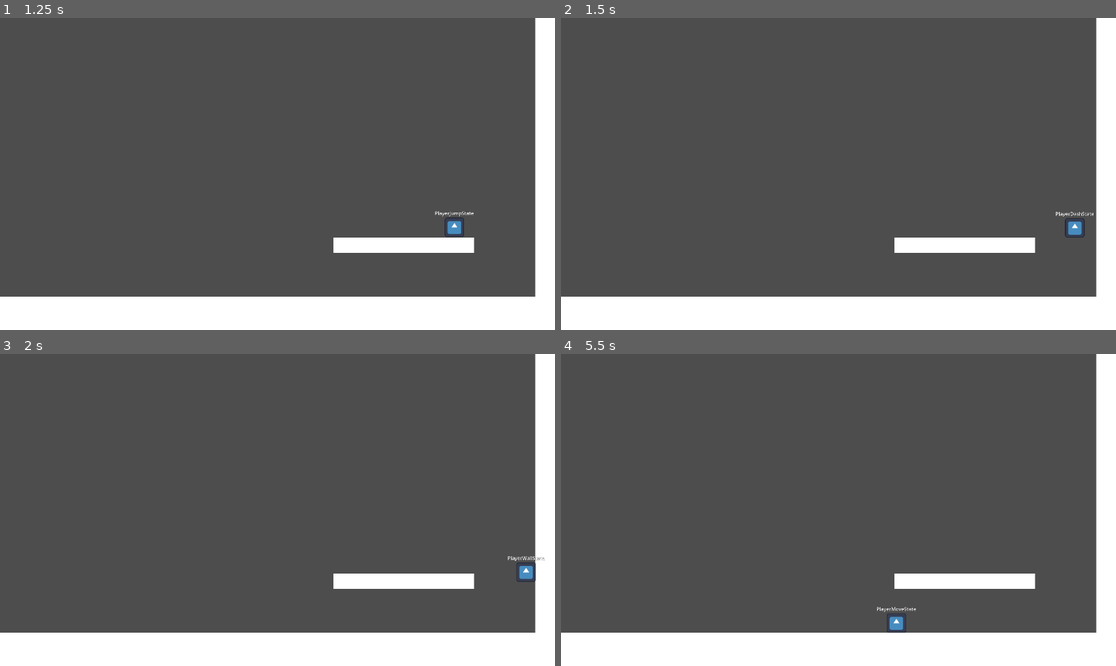
Above: before the commit, frames 1-4 (two rows, left to right).
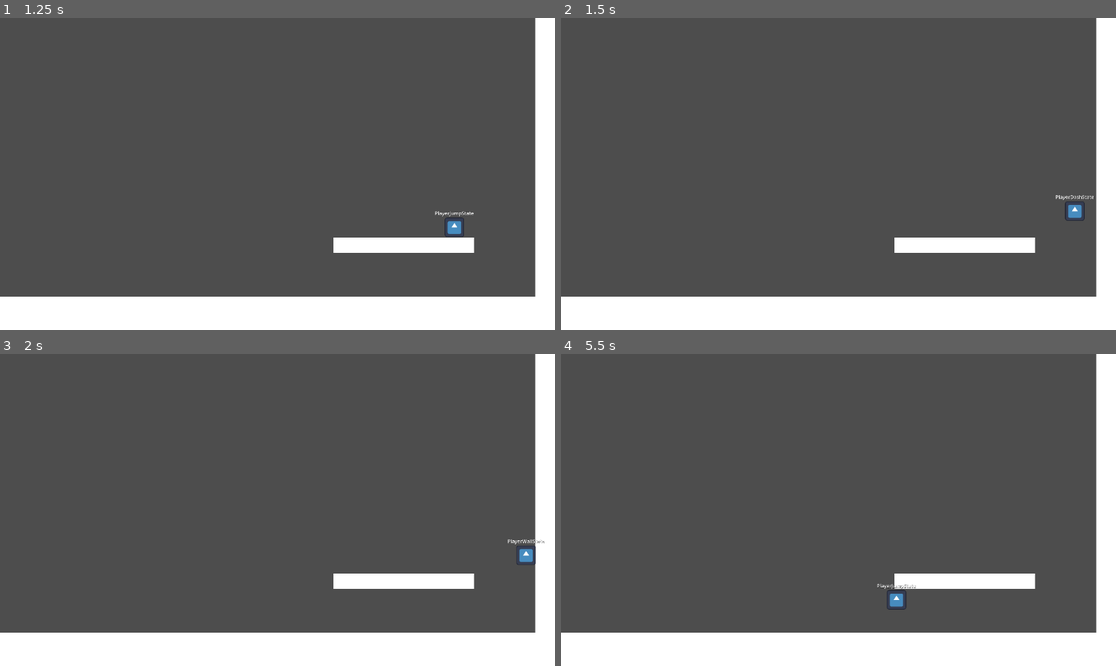
Above: after the commit, the same moments.

Repository: ReusableChopsticks/Platformer2024
Game: Godot game, scene res://scenes/environment/level.tscn
The game is run twice, just before and just after one commit, with the same random seed, the same clock (stepped at 60 frames per second) and the same inputs. The engine's default icon, where the game draws it, is replaced by a stand-in: a white triangle on a blue panel in a dark square.
Inputs:
- Up to frame 1 (1.25 s): hold Right (right) from 0.53 s (still down); hold Space (jump) from 0.53 s (still down)
- Up to frame 2 (1.5 s): keep holding Right (right); release Space (jump) at 1.28 s; tap Z (dash) at 1.35 s
- Up to frame 3 (2 s): keep holding Right (right); tap Space (jump) at 1.52, 1.55, 1.82 s
- Up to frame 4 (5.5 s): release Right (right) at 2.03 s; hold A (left) 2.03-2.78 s; hold Space (jump) 2.03-2.78 s; hold Right (right) 2.78-4.28 s; tap Z (dash) at 2.85, 4.35 s; tap Space (jump) at 3.02, 3.05, 3.32, 4.52, 4.55, 4.82 s; tap Enter at 3.5 s; hold Space (jump) 3.53-4.28 s; hold A (left) 4.28-5.03 s; hold Right (right) from 5.03 s (still down); hold Space (jump) from 5.03 s (still down)

Frame 1 is identical in both runs. In frame 2, 0.4% of the frame differs, in the area x 89-97%, y 56-71%; in frame 3, 0.4%; in frame 4, 0.4%.

Commit message:
used godot timers for grace times
this feels like the better choice because they are affected by time scales within the engine. feels like a more robust implementation

Diff:
--- a/scenes/player/PlayerState.gd
+++ b/scenes/player/PlayerState.gd
@@ -5,7 +5,7 @@
 
 # We store common variables and functions in here for convenience
 
-@onready var player: CharacterBody2D = get_tree().get_nodes_in_group("Player")[0]
+@onready var player: PlayerCharacter = get_tree().get_nodes_in_group("Player")[0]
 
 
 # following the kinematics formula: next_v = curr_v + accel * delta_time * mult
@@ -43,14 +43,12 @@
 	return player.is_on_floor()
 
 func jump():
-	# check input
-	var can_jump = Input.is_action_pressed("jump")
 	# check if either grace or buffer is active
-	if (can_jump):
-		can_jump = player.jump_grace_timer > 0
-	if (can_jump):
-		can_jump = player.jump_buffer_timer > 0 and player.is_on_floor()
-	return can_jump
+	if (Input.is_action_pressed("jump")):
+		return player.jump_grace_timer.time_left > 0
+	else:
+		return player.jump_buffer_timer.time_left > 0 and player.is_on_floor()
+
 
 func dash():
 	return Input.is_action_pressed("dash") and player.has_dash
--- a/scenes/player/player.gd
+++ b/scenes/player/player.gd
@@ -1,4 +1,5 @@
 extends CharacterBody2D
+class_name PlayerCharacter
 
 @export_group("Movement")
 @export var gravity: float = ProjectSettings.get_setting("physics/2d/default_gravity")
@@ -28,14 +29,6 @@
 @export var max_fall_speed: int = 2000
 @export_subgroup("")
 
-@export_subgroup("Timing")
-## AKA Coyote time
-@export var jump_grace_time: float = 0.1
-## Time allowed before hitting the ground to count as a jump
-@export var jump_buffer_time: float = 0.2
-@export_subgroup("")
-
-
 #region Internal values
 # either -1 or 1 according to what the last direction was
 var facing_dir = 1
@@ -43,8 +36,8 @@
 var has_double_jump: bool = true
 var has_dash: bool = true
 
-var jump_grace_timer: float = 0
-var jump_buffer_timer: float = 0
+@onready var jump_grace_timer: Timer = $Timers/JumpGraceTimer
+@onready var jump_buffer_timer: Timer = $Timers/JumpBufferTimer
 #endregion
 
 # initial value calculations
@@ -52,20 +45,14 @@
 	move_accel = move_speed / time_to_max_speed
 	friction_decel = move_speed / time_to_stop
 
-func handle_grace_timer(delta: float, timer: float, time: float, reset_condition: Callable):
-	timer = maxf(0, timer - delta)
-	if (reset_condition.call()):
-		timer = time
-
 # Called every frame. 'delta' is the elapsed time since the previous frame.
 func _physics_process(delta):
-	# update grace time (aka coyote and buffer time)
-	jump_grace_timer = maxf(0, jump_grace_timer - delta)
-	jump_buffer_timer = maxf(0, jump_buffer_timer - delta)
+	# Handle resetting timers
 	if is_on_floor():
-		jump_grace_timer = jump_grace_time
+		jump_grace_timer.start()
 	if Input.is_action_just_pressed("jump"):
-		jump_buffer_timer = jump_buffer_time
+		jump_buffer_timer.start()
+
 
 	# update what direction player is currently facing
 	var dir = Input.get_axis("left", "right")
@@ -74,3 +61,4 @@
 
 	## Debugging
 	#print(velocity.x)
+	#print(jump_grace_timer.time_left)
--- a/scenes/player/player.tscn
+++ b/scenes/player/player.tscn
@@ -61,3 +61,13 @@
 
 [node name="PlayerWallJumpState" type="Node" parent="StateMachine"]
 script = ExtResource("9_cqyve")
+
+[node name="Timers" type="Node" parent="."]
+
+[node name="JumpGraceTimer" type="Timer" parent="Timers"]
+wait_time = 0.1
+one_shot = true
+
+[node name="JumpBufferTimer" type="Timer" parent="Timers"]
+wait_time = 0.2
+one_shot = true
